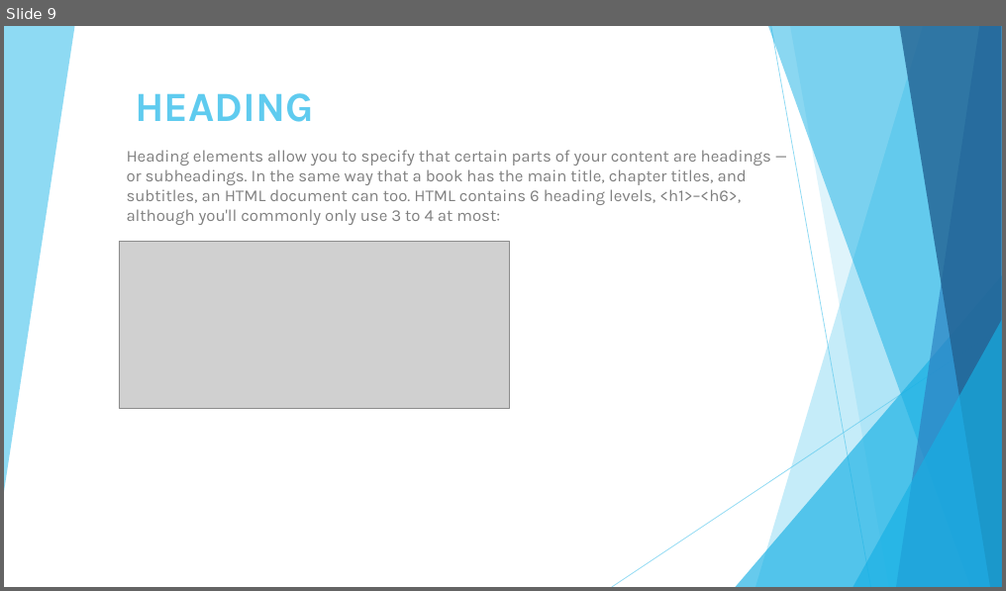
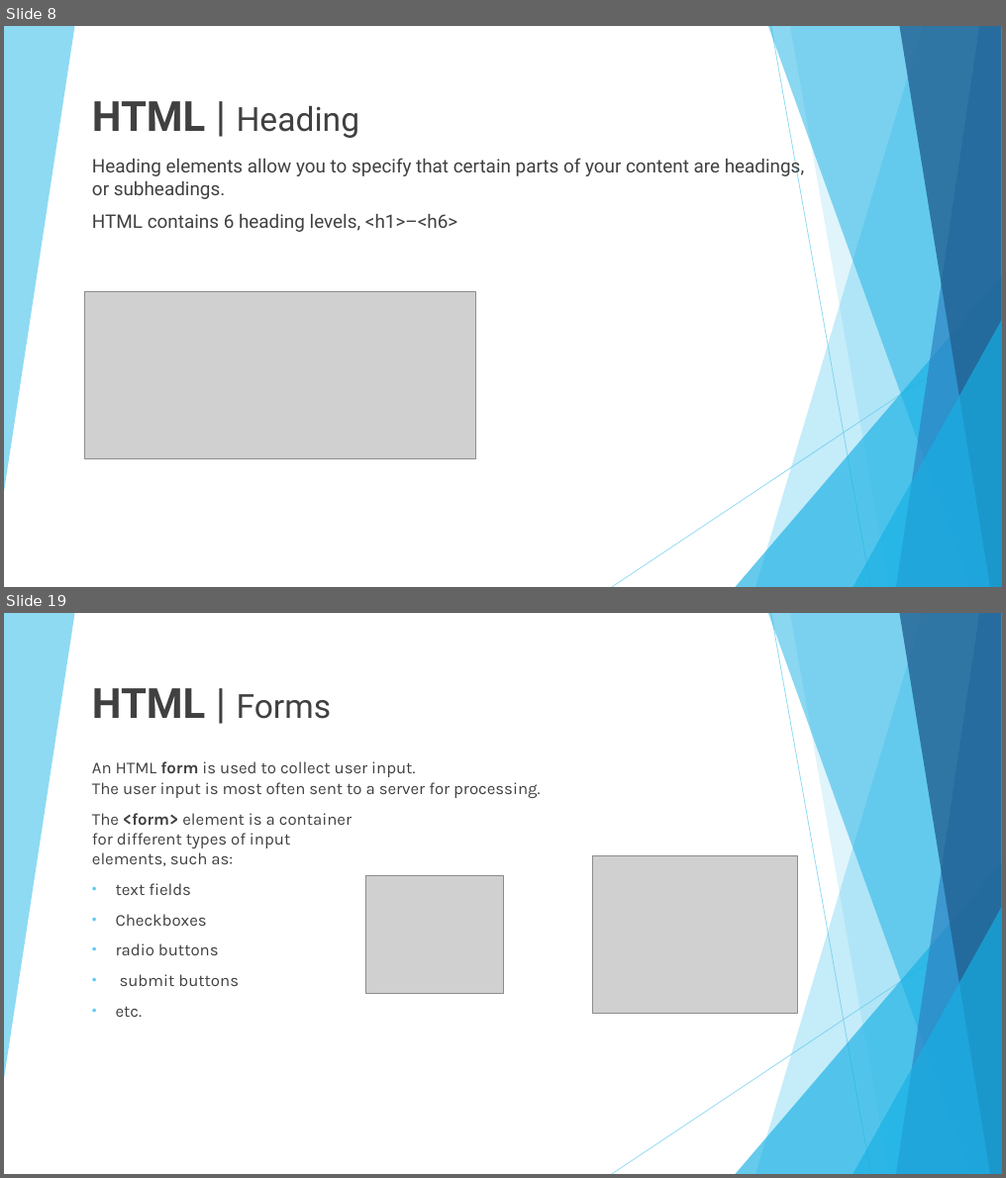
Before and after one commit to 01Primo/slides, a slide deck: 03_HTML.pptx. Shown one above the other, each under a label of ours: slide 9 before the commit, slides 8 and 19 after it; the slides between them are not shown. The pictures are 1006x591 and 1006x1178 pixels, drawn with LibreOffice and Linux fonts; fonts in the diff are those of the drawing; grey boxes stand for pictures. Boxes give left, top, right and bottom in pixels: in the first picture for what was removed or moved away, otherwise in the second. Text is boxed around its words. In the diff, an @@ line names an element or a change of style, - is before the commit and + after.

```diff
--- a/03_HTML.pptx
+++ b/03_HTML.pptx
@@ slide 19 added at <box>4,613,1002,1174</box>, background #FFFFFF; not listed: 10 template elements that a slide beside it also shows @@
@@ text added at <box>92,688,332,719</box>, 40 pt, text #404040 @@
+HTML | Forms
@@ subtitle added at <box>92,761,540,798</box>, 16 pt, text #404040 @@
+An HTML form is used to collect user input.
+The user input is most often sent to a server for processing.
@@ text added at <box>92,813,351,1017</box>, 16 pt, text #404040 @@
+The <form> element is a container for different types of input elements, such as:
+• text fields
+• Checkboxes
+• radio buttons
+• submit buttons
+• etc.
@@ picture added at <box>365,875,503,994</box> @@
@@ picture added at <box>592,857,798,1013</box> @@
@@ what was slide 9 is now slide 8 @@
@@ slide 8 changed as well @@
@@ text at <box>92,101,360,138</box>: text changed; size 40 to 32 pt; font Karla to Roboto; text colour #5FCBEF to #404040; bold off @@
-HEADING
+HTML | Heading
@@ subtitle at <box>92,156,804,232</box>: text changed; size 16 to 18 pt; font Karla to Roboto; text colour #808080 to #404040 @@
-Heading elements allow you to specify that certain parts of your content are headings — or subheadings. In the same way that a book has the main title, chapter titles, and subtitles, an HTML document can too. HTML contains 6 heading levels, <h1>–<h6>, although you'll commonly only use 3 to 4 at most:
+Heading elements allow you to specify that certain parts of your content are headings, or subheadings.
+HTML contains 6 heading levels, <h1>–<h6>
@@ picture: place and size @@
-picture at <box>119,241,509,408</box>
+picture at <box>85,291,475,460</box>
```
Also in this commit, not shown: 6 other slides changed, 27 other slides added, 8 slides removed, 5 other files.
